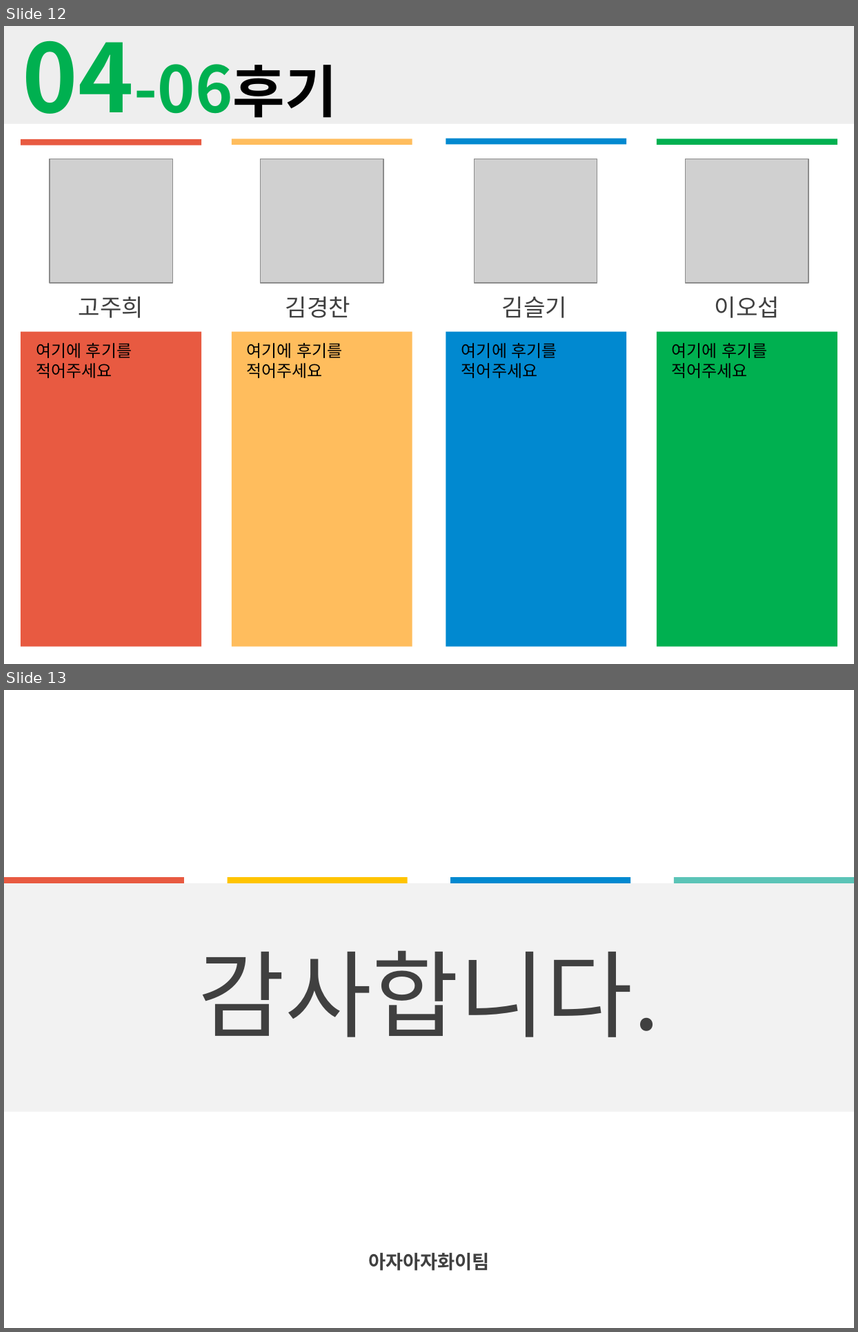
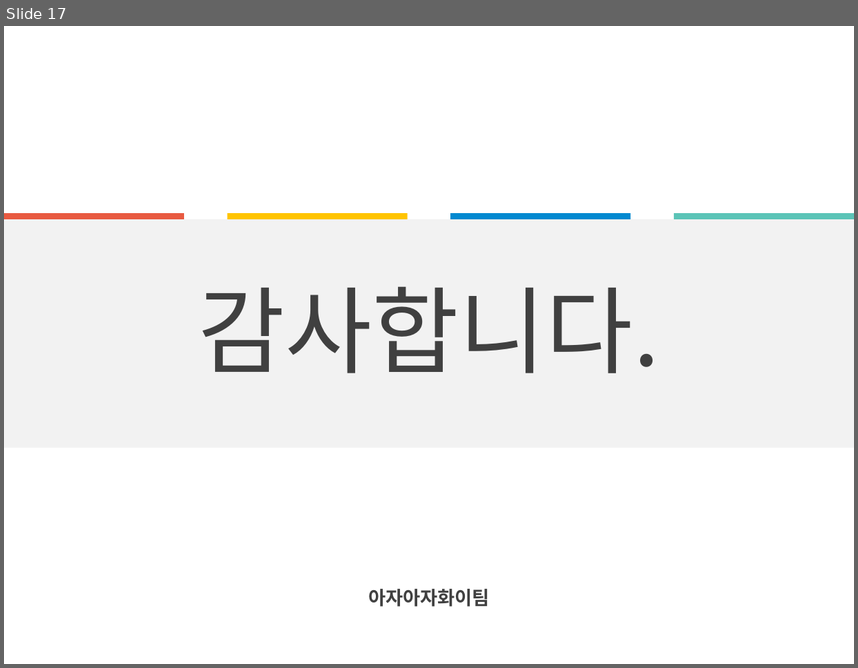
Before and after one commit to amuge92/java2, a slide deck: springT/게임잡지.pptx. Shown one above the other, each under a label of ours: slides 12 and 13 before the commit, slide 17 after it. The pictures are 858x1332 and 858x668 pixels, drawn with LibreOffice and Linux fonts; fonts in the diff are those of the drawing; grey boxes stand for pictures. Boxes give left, top, right and bottom in pixels: in the first picture for what was removed or moved away, otherwise in the second. Text is boxed around its words. In the diff, an @@ line names an element or a change of style, - is before the commit and + after.

```diff
--- a/springT/게임잡지.pptx
+++ b/springT/게임잡지.pptx
@@ slide 12 removed at (4,26,854,664), background #FFFFFF @@
@@ rectangle removed at (4,26,854,124) @@
@@ title removed at (23,40,134,114) @@
-04-06후기
@@ rectangle removed at (21,139,202,145) @@
@@ rectangle removed at (232,139,413,145) @@
@@ rectangle removed at (446,138,627,144) @@
@@ rectangle removed at (657,139,838,145) @@
@@ picture removed at (50,158,173,283) @@
@@ picture removed at (261,158,384,283) @@
@@ picture removed at (474,158,597,283) @@
@@ picture removed at (686,158,809,283) @@
@@ text removed at (79,296,144,318) @@
-고주희
@@ text removed at (286,296,351,318) @@
-김경찬
@@ text removed at (502,296,568,318) @@
-김슬기
@@ text removed at (714,296,780,318) @@
-이오섭
@@ rectangle removed at (21,331,202,646) @@
@@ rectangle removed at (232,331,413,646) @@
@@ rectangle removed at (446,331,627,646) @@
@@ rectangle removed at (657,331,838,646) @@
@@ text removed at (36,343,132,378) @@
-여기에 후기를 적어주세요
@@ text removed at (247,343,343,378) @@
-여기에 후기를 적어주세요
@@ text removed at (461,343,557,378) @@
-여기에 후기를 적어주세요
@@ text removed at (672,343,768,378) @@
-여기에 후기를 적어주세요
@@ what was slide 13 is now slide 17 @@
```
Also in this commit, not shown: 9 slides changed, 7 slides added, 2 other slides removed, 19 other files.
